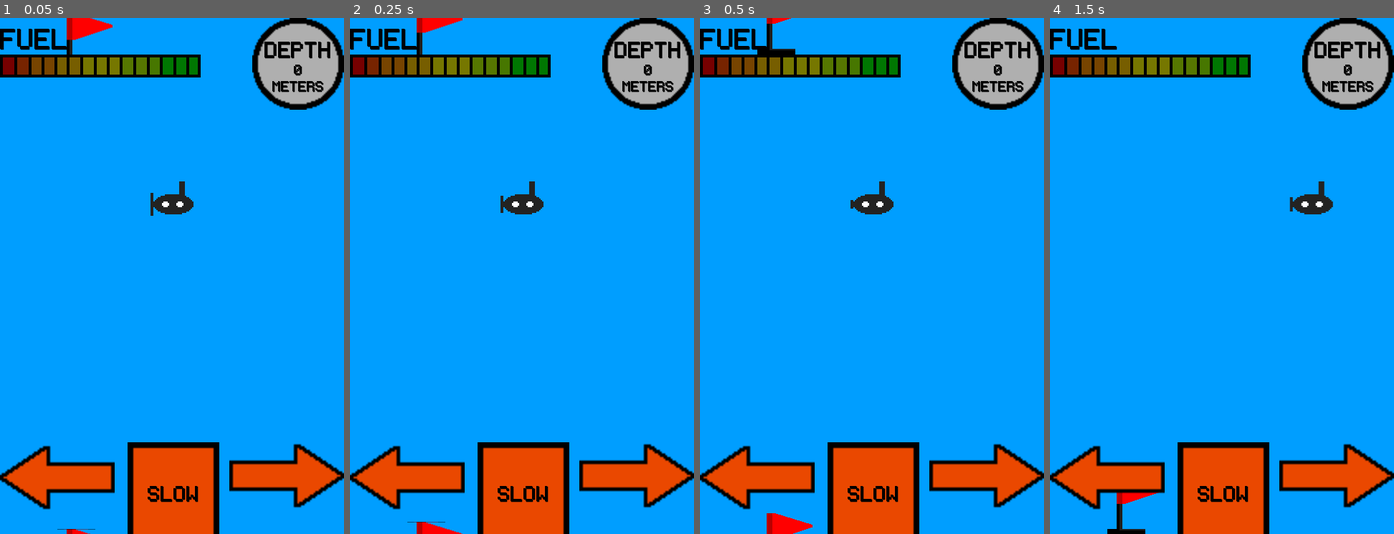
Above: before the commit, frames 1-4 (left to right).
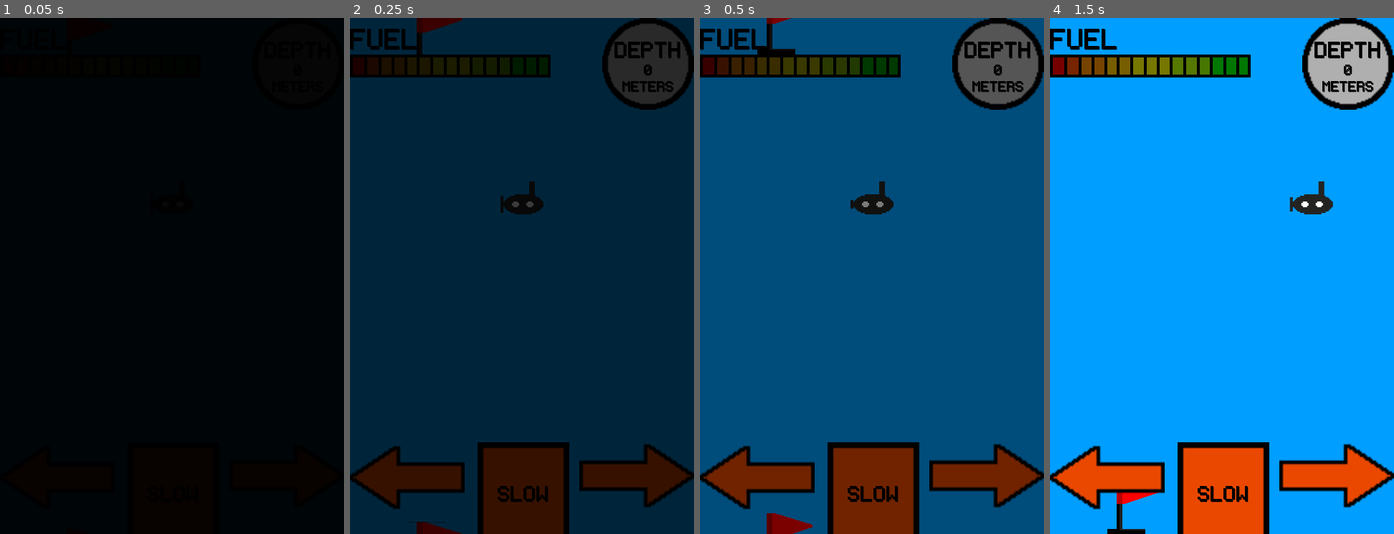
Above: after the commit, the same moments.

Repository: seb-navarro/Endless_Depth
Game: Godot game, scene res://Main/Main.tscn
Two runs of this game, one before a commit and one after it. Both use one fixed random seed, a clock stepped at 60 frames per second and the inputs below. This scene is started directly instead of the project's main scene.
Inputs:
- Up to frame 1 (0.05 s): no input
- Up to frame 2 (0.25 s): no input
- Up to frame 3 (0.5 s): no input
- Up to frame 4 (1.5 s): hold D (move_right) 0.53-1.28 s; hold A (move_left) from 1.28 s (still down)

The runs differ from the first frame. In frame 1, 96% of the frame differs, in the area x 0-100%, y 0-100%; in frame 2, 96%; in frame 3, 95%; in frame 4, nothing differs.

Commit message:
Implemented fade in/out animation

Diff:
--- a/Main/Main.tscn
+++ b/Main/Main.tscn
@@ -1,9 +1,45 @@
-[gd_scene load_steps=5 format=3 uid="uid://dliulwqq7o3kf"]
+[gd_scene load_steps=8 format=3 uid="uid://dliulwqq7o3kf"]
 
 [ext_resource type="PackedScene" uid="uid://wp7styrjr6eh" path="res://Player/Player.tscn" id="1_75qh5"]
 [ext_resource type="Script" path="res://Main/main.gd" id="1_bguby"]
 [ext_resource type="PackedScene" uid="uid://bw0ocppp3257y" path="res://HUD/hud.tscn" id="4_74q7b"]
 [ext_resource type="PackedScene" uid="uid://b2roys1sxfvi5" path="res://Background/parallax_background.tscn" id="5_hywl2"]
+
+[sub_resource type="Animation" id="Animation_qkdf8"]
+resource_name = "fade_in"
+tracks/0/type = "value"
+tracks/0/imported = false
+tracks/0/enabled = true
+tracks/0/path = NodePath("ColorRect:modulate")
+tracks/0/interp = 1
+tracks/0/loop_wrap = true
+tracks/0/keys = {
+"times": PackedFloat32Array(0, 1),
+"transitions": PackedFloat32Array(1, 1),
+"update": 0,
+"values": [Color(0, 0, 0, 1), Color(0, 0, 0, 0)]
+}
+
+[sub_resource type="Animation" id="Animation_5r7q8"]
+length = 0.001
+tracks/0/type = "value"
+tracks/0/imported = false
+tracks/0/enabled = true
+tracks/0/path = NodePath("ColorRect:modulate")
+tracks/0/interp = 1
+tracks/0/loop_wrap = true
+tracks/0/keys = {
+"times": PackedFloat32Array(0),
+"transitions": PackedFloat32Array(1),
+"update": 0,
+"values": [Color(0, 0, 0, 1)]
+}
+
+[sub_resource type="AnimationLibrary" id="AnimationLibrary_bo4yt"]
+_data = {
+"RESET": SubResource("Animation_5r7q8"),
+"fade_in": SubResource("Animation_qkdf8")
+}
 
 [node name="Main" type="Node"]
 script = ExtResource("1_bguby")
@@ -28,6 +64,22 @@
 
 [node name="ParallaxBackground" parent="." instance=ExtResource("5_hywl2")]
 
+[node name="Fade" type="CanvasLayer" parent="."]
+
+[node name="ColorRect" type="ColorRect" parent="Fade"]
+modulate = Color(0, 0, 0, 1)
+anchors_preset = 15
+anchor_right = 1.0
+anchor_bottom = 1.0
+grow_horizontal = 2
+grow_vertical = 2
+color = Color(0, 0, 0, 1)
+
+[node name="AnimationPlayer" type="AnimationPlayer" parent="Fade"]
+libraries = {
+"": SubResource("AnimationLibrary_bo4yt")
+}
+
 [connection signal="boost" from="Player" to="." method="_on_player_boost"]
 [connection signal="hit" from="Player" to="." method="_on_player_hit"]
 [connection signal="timeout" from="FuelDeplete" to="." method="_on_fuel_deplete_timeout"]
--- a/Main/main.gd
+++ b/Main/main.gd
@@ -5,6 +5,8 @@
 
 # Called when the node enters the scene tree for the first time.
 func _ready() -> void:
+	$Fade/ColorRect.visible = true
+	transition_in()
 	new_game()
 
 
@@ -54,3 +56,7 @@
 func _on_player_boost() -> void:
 	$FuelDeplete.wait_time = $FuelDeplete.wait_time * 0.5
 	$DepthTimer.wait_time = $DepthTimer.wait_time * 0.25
+
+func transition_in():
+	$Fade/ColorRect.visible = true
+	$Fade/AnimationPlayer.play("fade_in")
--- a/Menu/Menu.tscn
+++ b/Menu/Menu.tscn
@@ -75,6 +75,58 @@
 "speed": 12.0
 }]
 
+[sub_resource type="Animation" id="Animation_4p5jg"]
+resource_name = "fade_out"
+tracks/0/type = "value"
+tracks/0/imported = false
+tracks/0/enabled = true
+tracks/0/path = NodePath(".:modulate")
+tracks/0/interp = 1
+tracks/0/loop_wrap = true
+tracks/0/keys = {
+"times": PackedFloat32Array(0, 0.9),
+"transitions": PackedFloat32Array(1, 1),
+"update": 0,
+"values": [Color(0, 0, 0, 0), Color(0, 0, 0, 1)]
+}
+
+[sub_resource type="Animation" id="Animation_fx8qt"]
+length = 0.001
+tracks/0/type = "value"
+tracks/0/imported = false
+tracks/0/enabled = true
+tracks/0/path = NodePath(".:modulate")
+tracks/0/interp = 1
+tracks/0/loop_wrap = true
+tracks/0/keys = {
+"times": PackedFloat32Array(0),
+"transitions": PackedFloat32Array(1),
+"update": 0,
+"values": [Color(0, 0, 0, 0)]
+}
+
+[sub_resource type="Animation" id="Animation_nlrfa"]
+resource_name = "fade_in"
+tracks/0/type = "value"
+tracks/0/imported = false
+tracks/0/enabled = true
+tracks/0/path = NodePath(".:modulate")
+tracks/0/interp = 1
+tracks/0/loop_wrap = true
+tracks/0/keys = {
+"times": PackedFloat32Array(0.0333333, 0.966667),
+"transitions": PackedFloat32Array(1, 1),
+"update": 0,
+"values": [Color(0, 0, 0, 1), Color(0, 0, 0, 0)]
+}
+
+[sub_resource type="AnimationLibrary" id="AnimationLibrary_ehyyo"]
+_data = {
+"RESET": SubResource("Animation_fx8qt"),
+"fade_in": SubResource("Animation_nlrfa"),
+"fade_out": SubResource("Animation_4p5jg")
+}
+
 [node name="Menu" type="Control"]
 layout_mode = 3
 anchors_preset = 15
@@ -282,5 +334,27 @@
 sprite_frames = SubResource("SpriteFrames_3f7tx")
 animation = &"subamrine_menu"
 
+[node name="Fade" type="CanvasLayer" parent="."]
+
+[node name="ColorRect" type="ColorRect" parent="Fade"]
+modulate = Color(0, 0, 0, 0)
+z_index = 1
+anchors_preset = -1
+anchor_right = 1.0
+anchor_bottom = 1.003
+offset_bottom = -0.160034
+color = Color(0, 0, 0, 1)
+
+[node name="AnimationPlayer" type="AnimationPlayer" parent="Fade"]
+root_node = NodePath("../ColorRect")
+libraries = {
+"": SubResource("AnimationLibrary_ehyyo")
+}
+
+[node name="AnimationTimer" type="Timer" parent="."]
+wait_time = 2.0
+one_shot = true
+
 [connection signal="released" from="StartButton" to="." method="_on_start_button_released"]
 [connection signal="timeout" from="MenuTimer" to="." method="_on_menu_timer_timeout"]
+[connection signal="timeout" from="AnimationTimer" to="." method="_on_animation_timer_timeout"]
--- a/Menu/menu.gd
+++ b/Menu/menu.gd
@@ -1,12 +1,13 @@
 extends Control
 
 var pressed
-var movement = 100
+var movement = 200
 
 # Called when the node enters the scene tree for the first time.
 func _ready() -> void:
 	$Subamrine.play("subamrine_menu")
 	pressed = false
+	$Fade/ColorRect.visible = false
 
 # Called every frame. 'delta' is the elapsed time since the previous frame.
 func _process(delta: float) -> void:
@@ -21,5 +22,14 @@
 
 func _on_start_button_released() -> void:
 	$MenuTimer.start()
+	$AnimationTimer.start()
 	pressed = true
 	$StartButton.visible = false
+
+func transition_out():
+	$Fade/ColorRect.visible = true
+	$Fade/AnimationPlayer.play("fade_out")
+
+
+func _on_animation_timer_timeout() -> void:
+	transition_out()
Not shown: 1 places in Menu/Menu.tscn that only renumber resources
